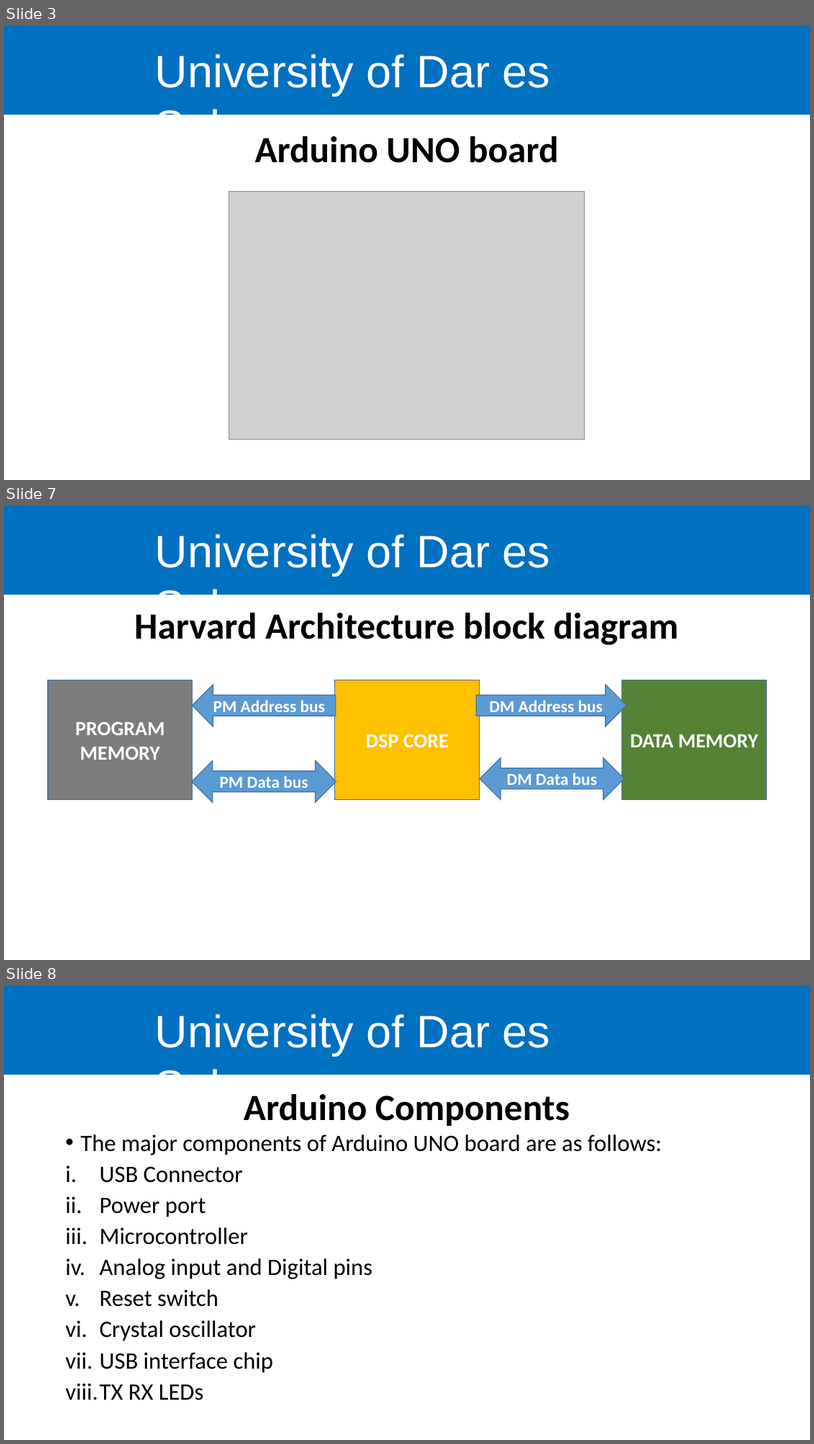
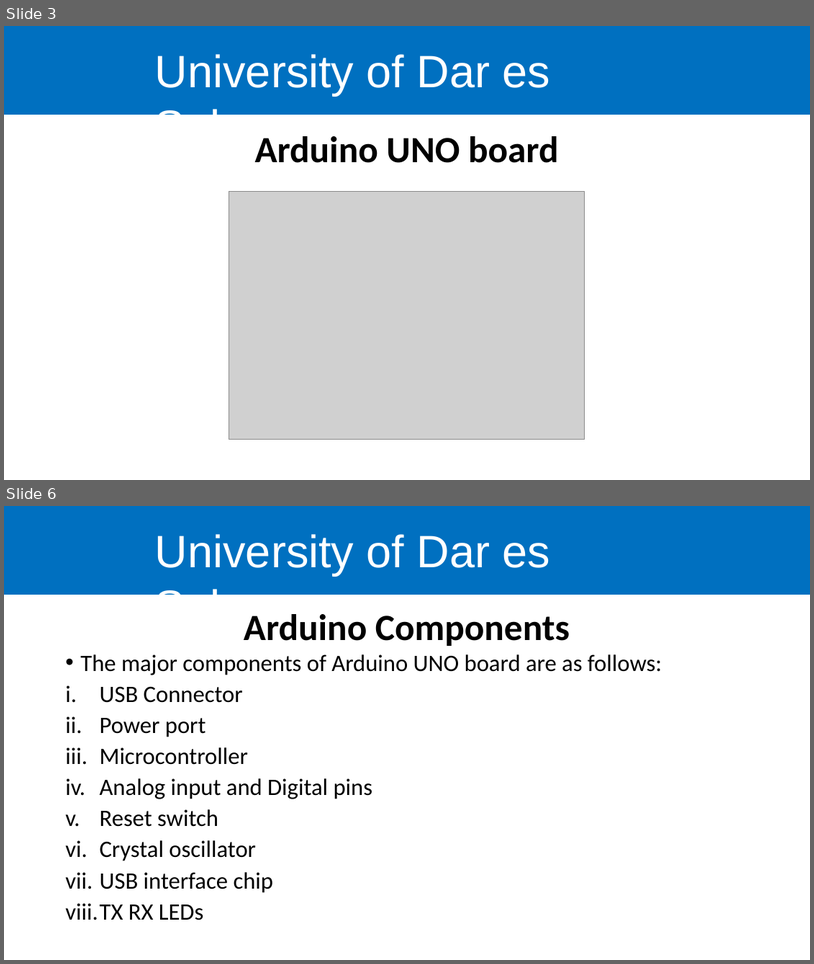
Before and after one commit to kelvkedyson/uissArduino, a slide deck: Lectures/ppts/Lecture 1.pptx. Shown one above the other, each under a label of ours: slides 3, 7 and 8 before the commit, slides 3 and 6 after it; the slides between them are not shown. The pictures are 814x1444 and 814x964 pixels, drawn with LibreOffice and Linux fonts; fonts in the diff are those of the drawing; grey boxes stand for pictures; background and template pictures are left out. Boxes give left, top, right and bottom in pixels: in the first picture for what was removed or moved away, otherwise in the second. Text is boxed around its words. In the diff, an @@ line names an element or a change of style, - is before the commit and + after.

Commit message:
Major changes to lecture 1 content, removed the architecture, added physical structure

```diff
--- a/Lectures/ppts/Lecture 1.pptx
+++ b/Lectures/ppts/Lecture 1.pptx
@@ slide 7 removed at (4,506,810,960), background #FFFFFF; not listed: 2 template elements that a slide beside it also shows @@
@@ title removed at (134,613,679,645) @@
-Harvard Architecture block diagram
@@ rectangle removed at (48,680,193,800) @@
-PROGRAM MEMORY
@@ left arrow removed at (192,685,335,726) @@
-PM Address bus
@@ rectangle removed at (335,680,479,800) @@
-DSP CORE
@@ right arrow removed at (476,685,627,726) @@
-DM Address bus
@@ rectangle removed at (622,680,767,800) @@
-DATA MEMORY
@@ left right arrow removed at (192,761,337,803) @@
-PM Data bus
@@ left right arrow removed at (480,758,625,800) @@
-DM Data bus
@@ what was slide 8 is now slide 6 @@
```
Also in this commit, not shown: 1 slide changed, 4 slides added, 4 other slides removed, 1 other file.
